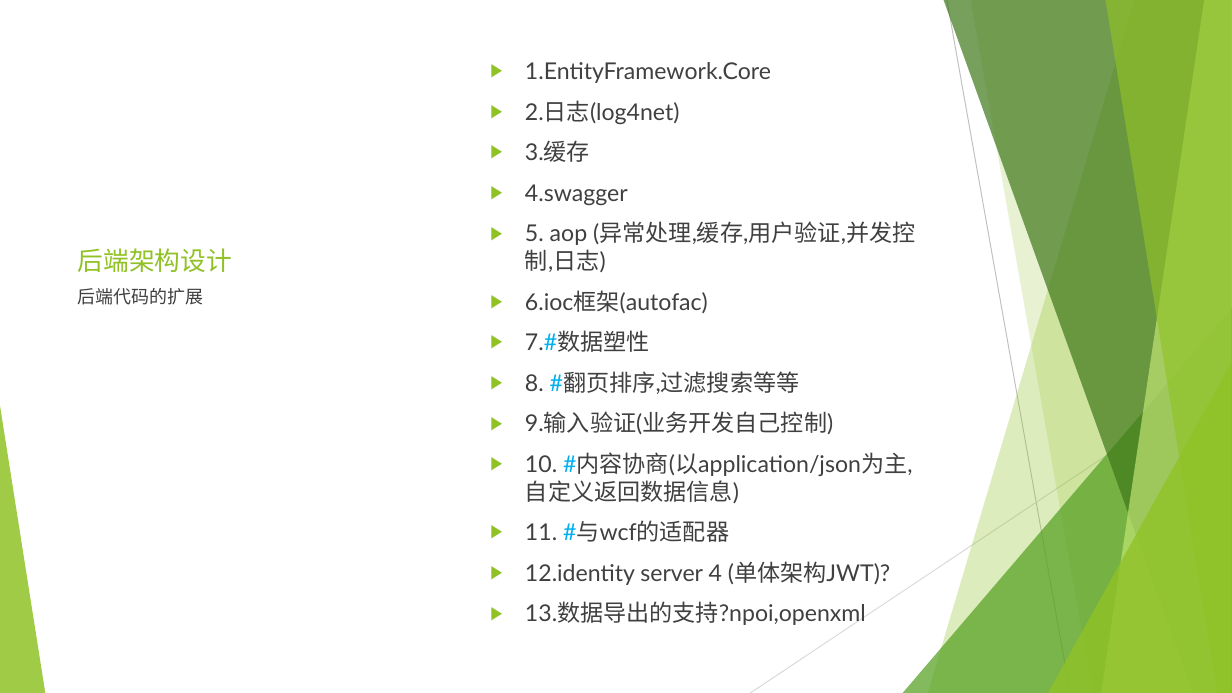
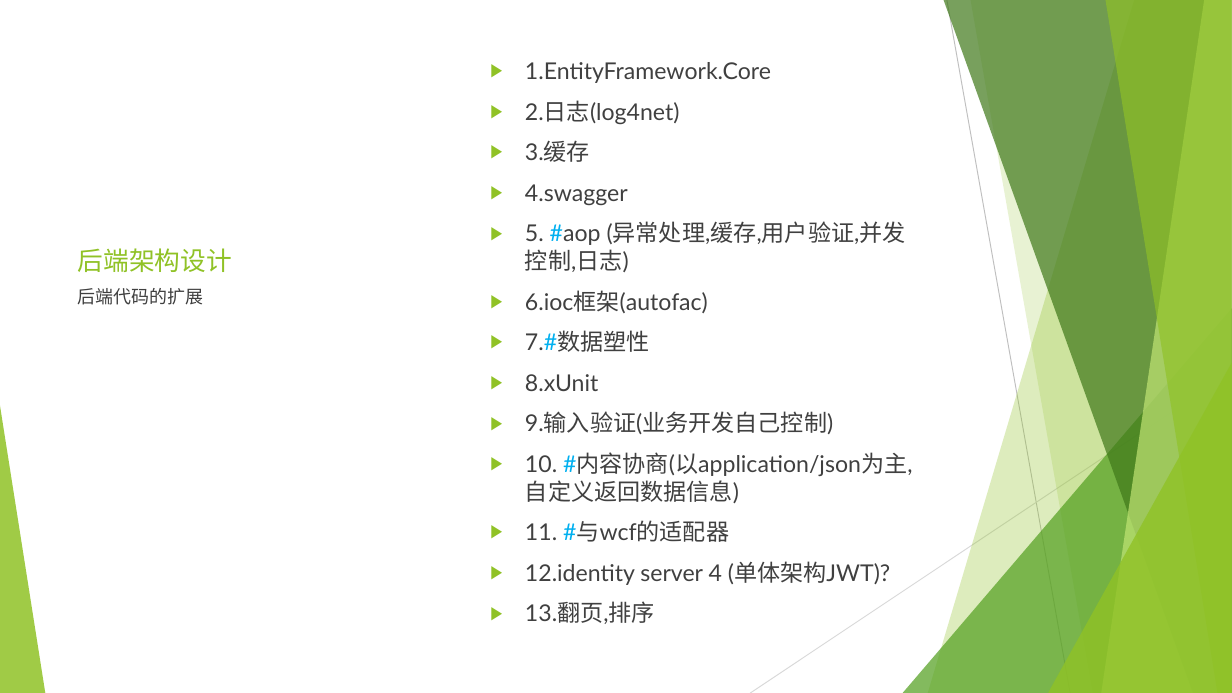
Before and after one commit to sun198986/Station, a slide deck: slide 4 of 后端设计.pptx. Drawn at 1232x693 pixels with LibreOffice and Linux fonts; fonts in the diff are those of the drawing. Boxes give left, top, right and bottom in pixels: in the first picture for what was removed or moved away, otherwise in the second. Text is boxed around its words. In the diff, an @@ line names an element or a change of style, - is before the commit and + after.

Commit message:
设计文档更新

```diff
--- a/后端设计.pptx
+++ b/后端设计.pptx
@@ text at bbox=[525, 221, 906, 272]: text changed @@
-▶ 5. aop (异常处理,缓存,用户验证,并发控制,日志)
+▶ 5. #aop (异常处理,缓存,用户验证,并发控制,日志)
@@ text at bbox=[525, 374, 598, 391]: text changed @@
-▶ 8. #翻页排序,过滤搜索等等
+▶ 8.xUnit
@@ text at bbox=[525, 601, 655, 624]: text changed @@
-▶ 13.数据导出的支持?npoi,openxml
+▶ 13.翻页,排序
```
Also in this commit, not shown: 3 other slides changed.
